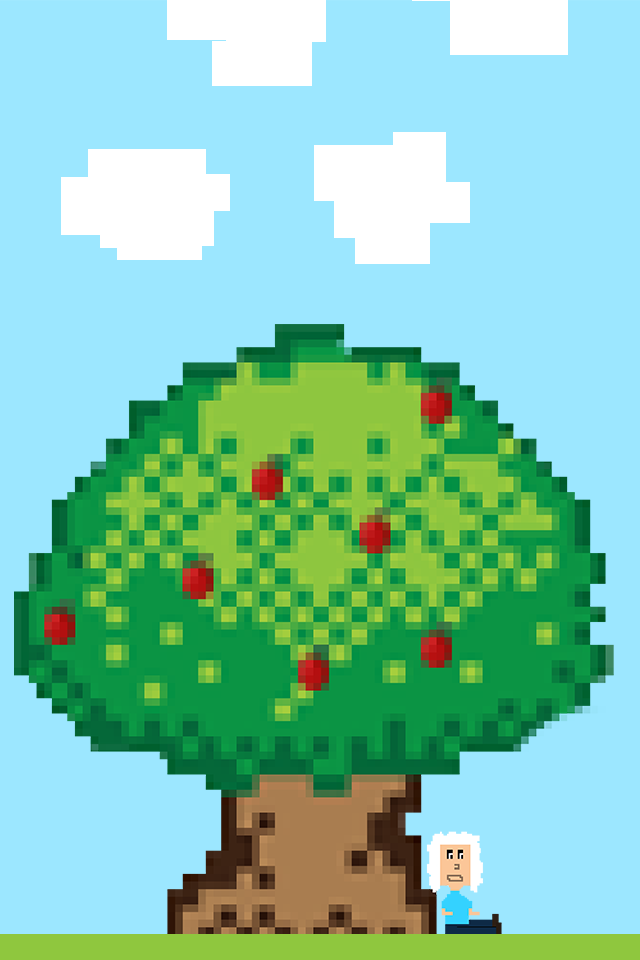
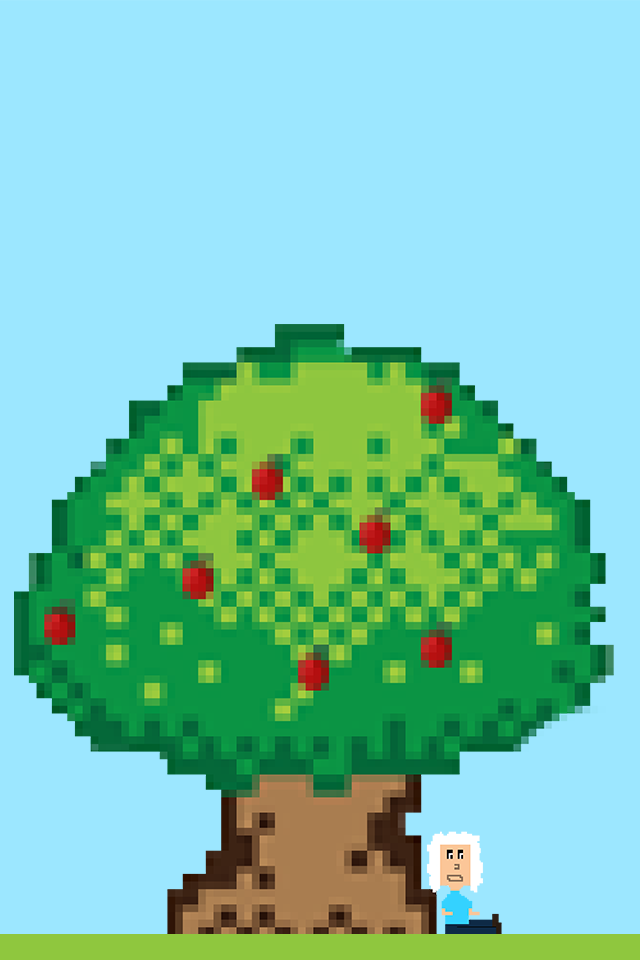
Layer changes from the first 640px x 960px image to the second:
hid group "Clouds" (27 layers) over (61, 0, 568, 264)
